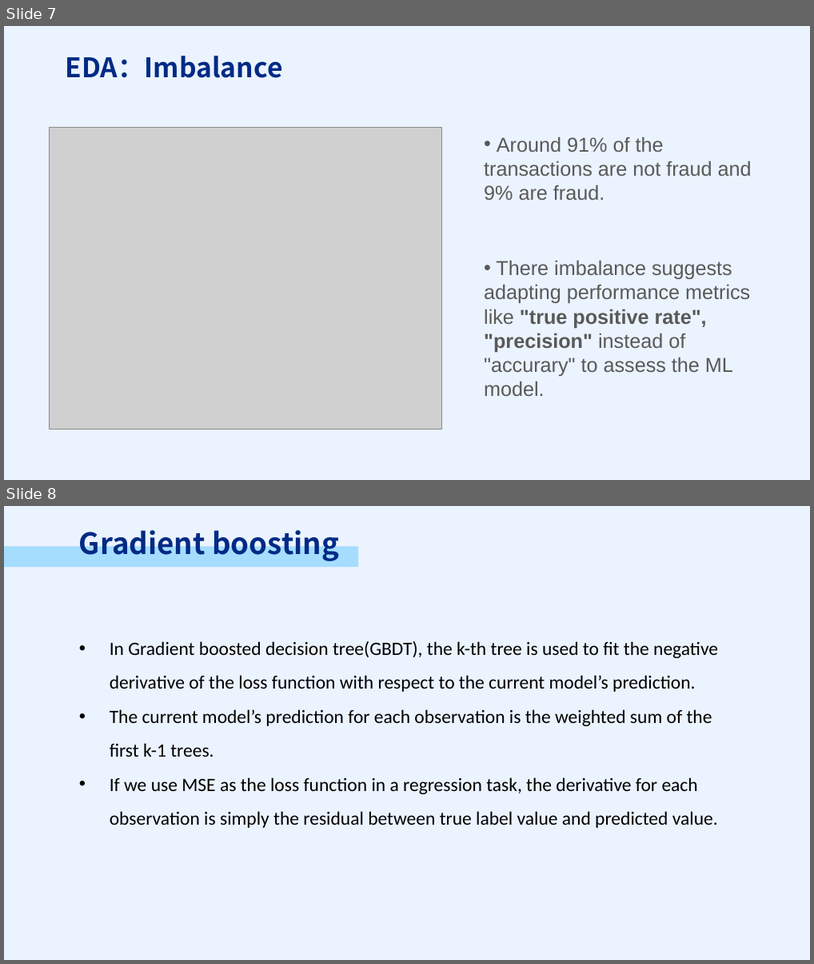
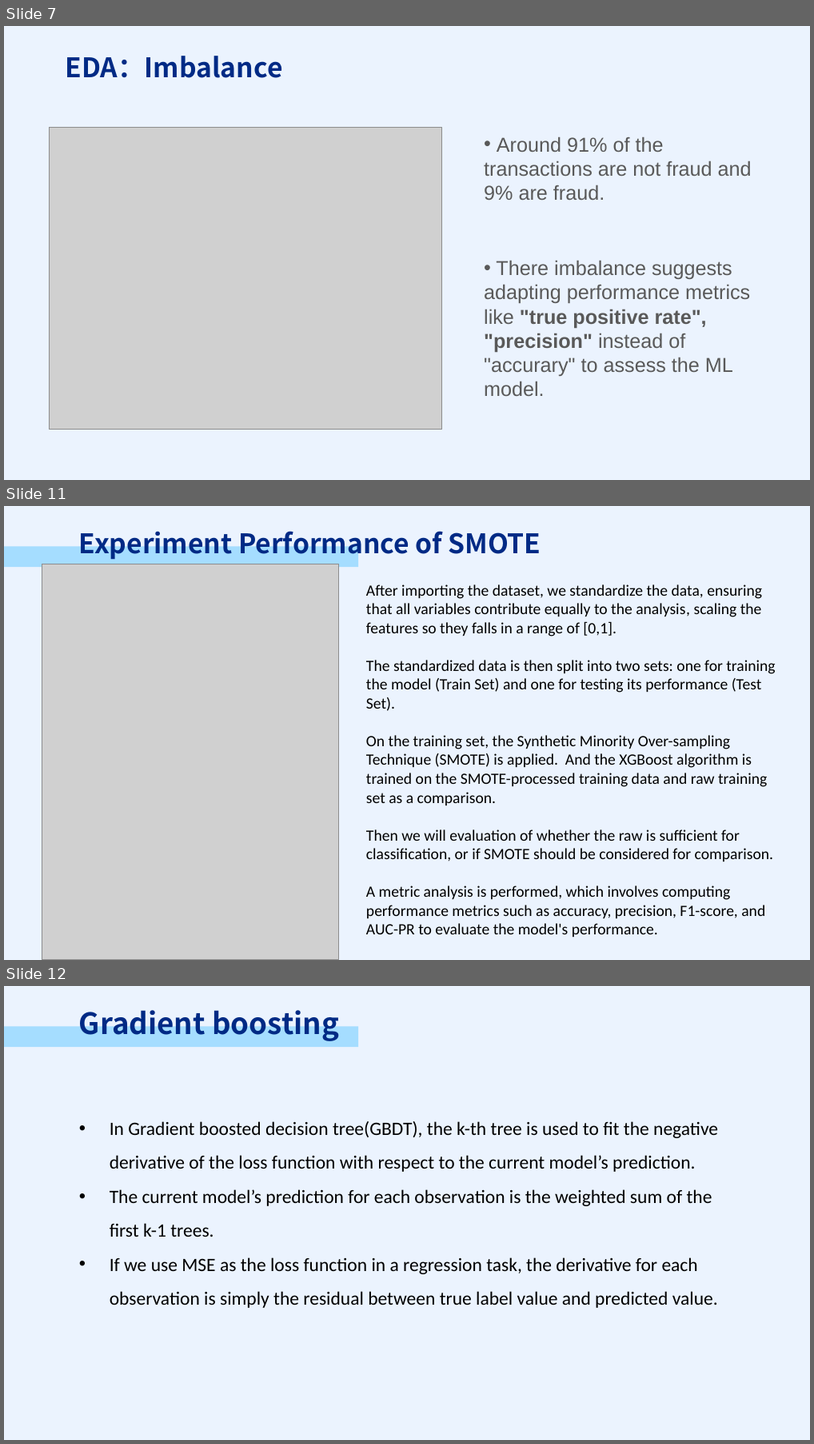
Before and after one commit to PSTAT197-F23/PSTAT197A_FP_Group1, a slide deck: scripts/drafts/PRESENTATION.pptx. Shown one above the other, each under a label of ours: slides 7 and 8 before the commit, slides 7, 11 and 12 after it; the slides between them are not shown. The pictures are 814x964 and 814x1444 pixels, drawn with LibreOffice and Linux fonts; fonts in the diff are those of the drawing; grey boxes stand for pictures. Boxes give left, top, right and bottom in pixels: in the first picture for what was removed or moved away, otherwise in the second. Text is boxed around its words. In the diff, an @@ line names an element or a change of style, - is before the commit and + after.

```diff
--- a/scripts/drafts/PRESENTATION.pptx
+++ b/scripts/drafts/PRESENTATION.pptx
@@ slide 11 added at (4,506,810,960), background #EBF3FE @@
@@ text added at (79,525,541,560), 24 pt, text #002A85, bold @@
+Experiment Performance of SMOTE
@@ rectangle added at (4,546,359,568), fill #A5DDFF @@
@@ picture added at (42,564,338,960) @@
@@ text added at (366,584,775,936), 14 pt, text #000000 @@
+After importing the dataset, we standardize the data, ensuring that all variables contribute equally to the analysis, scaling the features so they falls in a range of [0,1].
+The standardized data is then split into two sets: one for training the model (Train Set) and one for testing its performance (Test Set).
+On the training set, the Synthetic Minority Over-sampling Technique (SMOTE) is applied. And the XGBoost algorithm is trained on the SMOTE-processed training data and raw training set as a comparison.
+Then we will evaluation of whether the raw is sufficient for classification, or if SMOTE should be considered for comparison.
+A metric analysis is performed, which involves computing performance metrics such as accuracy, precision, F1-score, and AUC-PR to evaluate the model's performance.
@@ what was slide 8 is now slide 12 @@
```
Also in this commit, not shown: 3 other slides added, 4 other files.
